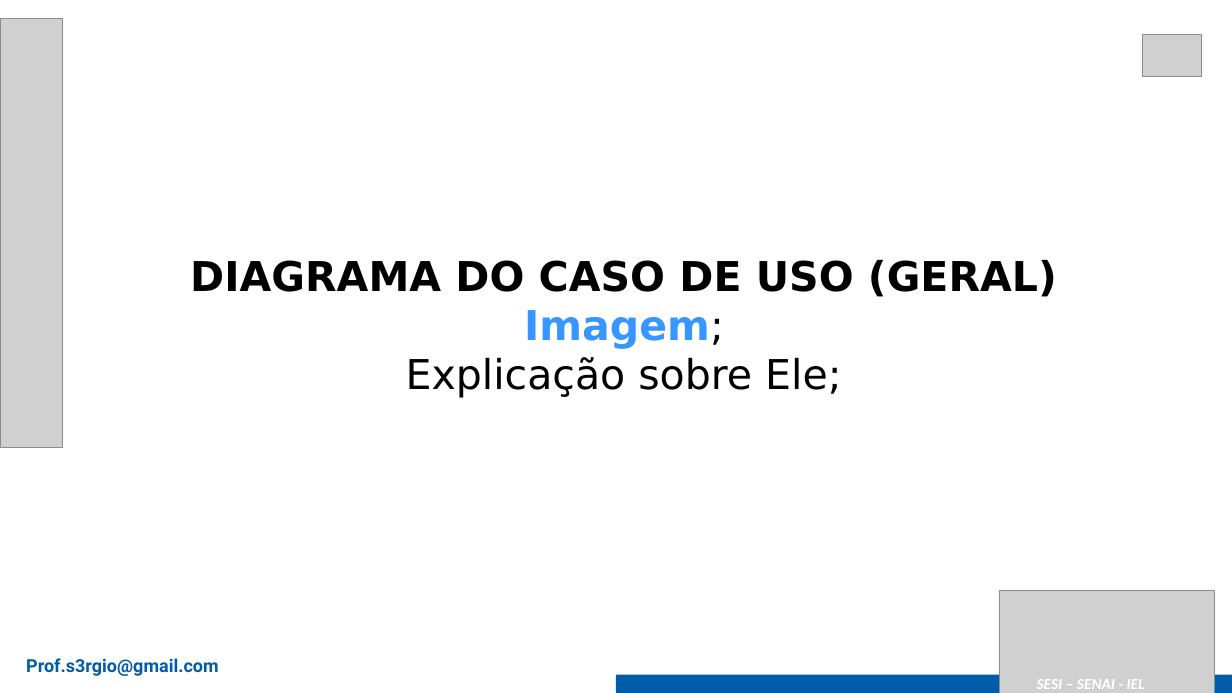
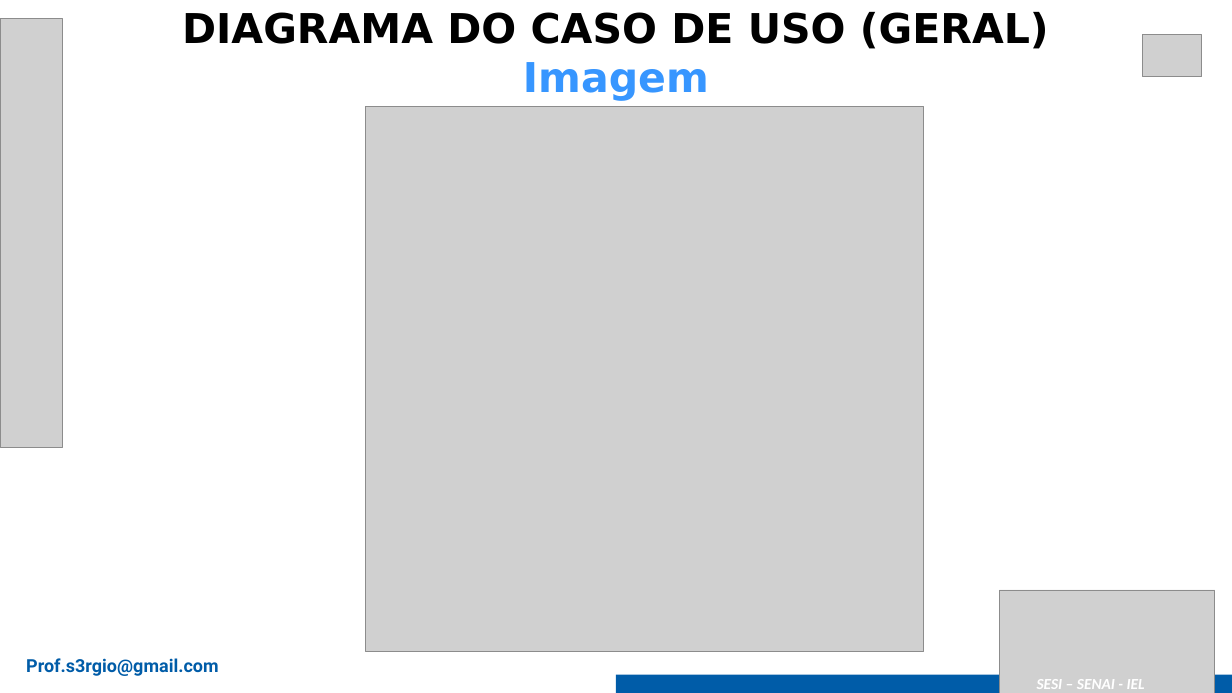
Before and after one commit to gustavotobler/SA_PADARIAALEMAO, a slide deck: slide 7 of 2025_Modelo Apresentação Senai - SA.pptx. Drawn at 1232x693 pixels with LibreOffice and Linux fonts; fonts in the diff are those of the drawing; grey boxes stand for pictures. Boxes give left, top, right and bottom in pixels: in the first picture for what was removed or moved away, otherwise in the second. Text is boxed around its words. In the diff, an @@ line names an element or a change of style, - is before the commit and + after.

```diff
--- a/2025_Modelo Apresentação Senai - SA.pptx
+++ b/2025_Modelo Apresentação Senai - SA.pptx
@@ text "DIAGRAMA DO CASO DE USO ...": place and size @@
-text "DIAGRAMA DO CASO DE USO ..." at [190,260,1057,398]
+text "DIAGRAMA DO CASO DE USO ..." at [182,12,1049,101]
@@ text at [523,62,709,101]: text changed; text colour #000000 to #3796FF; bold on @@
-Imagem;
-Explicação sobre Ele;
+Imagem
@@ picture added at [366,106,924,652] @@
```
Also in this commit, not shown: 3 other slides changed.
